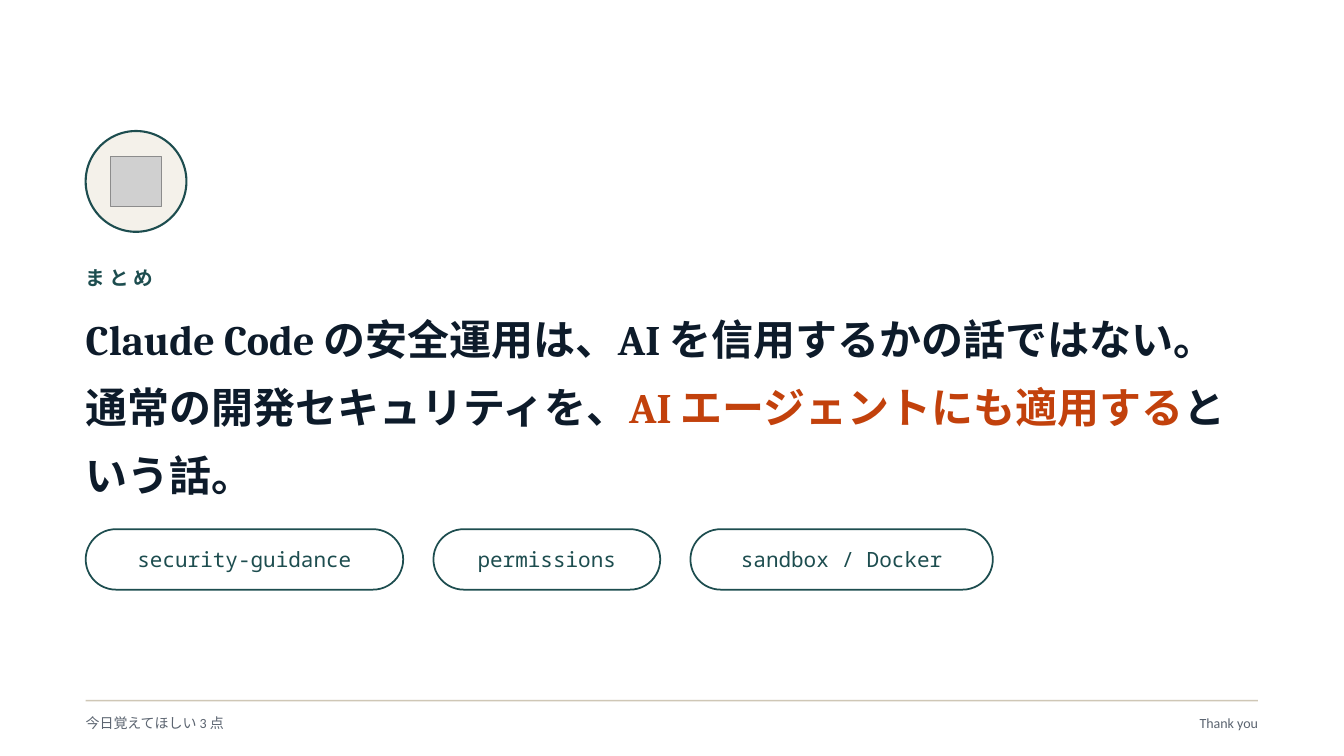
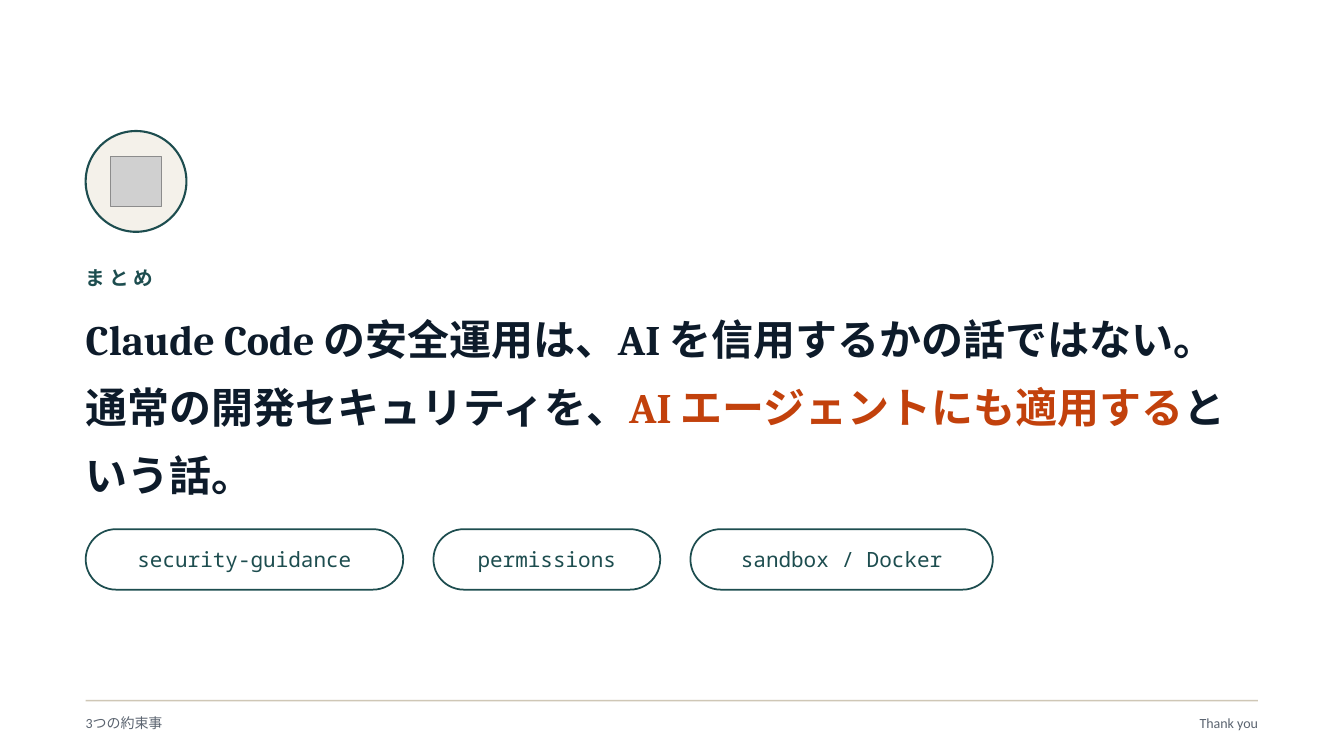
Before and after one commit to MasashiNara/AI-Rports, a slide deck: slide 9 of WeeklyReports/ClaudeCode/claude-code-security.pptx. Drawn at 1344x756 pixels with LibreOffice and Linux fonts; fonts in the diff are those of the drawing; grey boxes stand for pictures. Boxes give left, top, right and bottom in pixels: in the first picture for what was removed or moved away, otherwise in the second. Text is boxed around its words. In the diff, an @@ line names an element or a change of style, - is before the commit and + after.

```diff
--- a/WeeklyReports/ClaudeCode/claude-code-security.pptx
+++ b/WeeklyReports/ClaudeCode/claude-code-security.pptx
@@ text at box(86, 717, 163, 729): text changed @@
-今日覚えてほしい 3 点
+3つの約束事
```
Also in this commit, not shown: 2 other slides changed, 1 other file.
